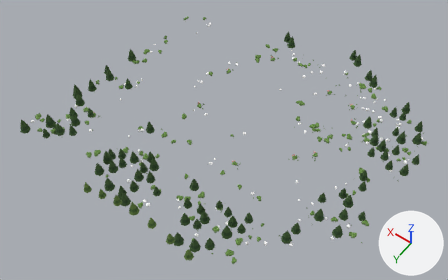
An edit to the glTF model assets/models/greystone/reference_v5/vegetation.glb, drawn before and after from the same camera.
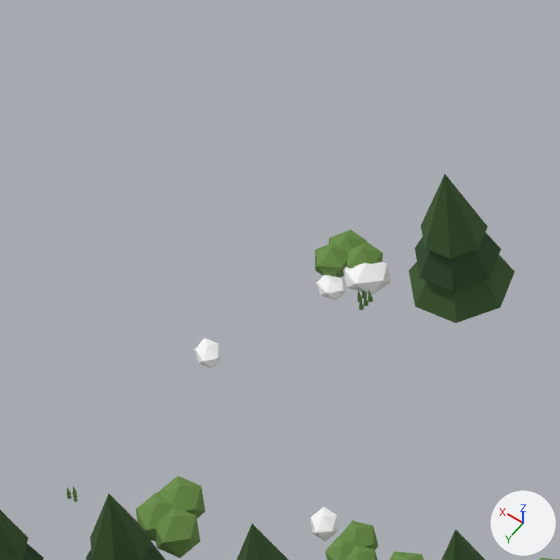
The first picture shows the older version from a 50 mm camera at (-58.2, 99.8, 138.0) aimed at (1.6, 16.1, 6.4). The close-ups show the older and then the newer version on the part from 25% to 35% of the width and 38% to 55% of the height of that picture. Only the edits that show in the close-ups are written down. Arrows for +X, +Y and +Z are at lower right; the lights stay in place. Where no turn or scale is listed for an object, it has been applied to the vertices.

In view in the first close-up: 'GardenStone.021', 'GardenStone.069', 'GardenStone.085', 'GardenStone.092', 'GroundGrass.082', 'GroundShrub.016', 'GroundShrub.050', 'PineGrove.028', 'PineGrove.036', 'PineGrove.045', 'PineGrove.050', 'RimShrub.006' and 3 more.
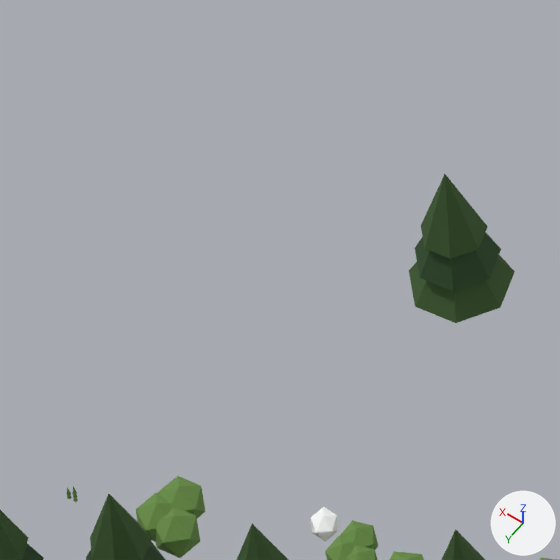
What changed in the scene script:
```text
Remove ob_gardenstone_021:
    ob_gardenstone_021 = bpy.data.objects.new('GardenStone.021', me_icosphere_001)
    ob_gardenstone_021.location = (21.8, 26.03, 6.0)
    ob_gardenstone_021.rotation_euler = (0.0, 0.0, 0.517)  # degrees (0, 0, 30)
    ob_gardenstone_021.scale = (0.439, 0.439, 0.439)
Remove ob_gardenstone_085:
    ob_gardenstone_085 = bpy.data.objects.new('GardenStone.085', me_icosphere_001)
    ob_gardenstone_085.location = (23.33, 29.85, 6.0)
    ob_gardenstone_085.rotation_euler = (0.0, 0.0, -0.664)  # degrees (0, 0, -38)
    ob_gardenstone_085.scale = (0.298, 0.298, 0.298)
Remove ob_gardenstone_092:
    ob_gardenstone_092 = bpy.data.objects.new('GardenStone.092', me_icosphere_001)
    ob_gardenstone_092.location = (22.31, 26.71, 6.0)
    ob_gardenstone_092.rotation_euler = (0.0, 0.0, -3.141)  # degrees (0, 0, -180)
    ob_gardenstone_092.scale = (0.288, 0.288, 0.288)
Remove ob_groundgrass_082:
    ob_groundgrass_082 = bpy.data.objects.new('GroundGrass.082', me_grass_a_001)
    ob_groundgrass_082.location = (21.45, 26.52, 6.0)
    ob_groundgrass_082.rotation_euler = (0.0, 0.0, 1.521)  # degrees (0, 0, 87)
    ob_groundgrass_082.scale = (0.766, 0.766, 0.766)
Remove ob_groundshrub_016:
    ob_groundshrub_016 = bpy.data.objects.new('GroundShrub.016', me_bush_a_001)
    ob_groundshrub_016.location = (22.41, 25.93, 6.0)
    ob_groundshrub_016.rotation_euler = (0.0, 0.0, -2.313)  # degrees (0, 0, -133)
    ob_groundshrub_016.scale = (0.797, 0.797, 0.797)
```

Where the change shows, as pixel boxes [x1, y1, x2, y2] in the close-ups (560 x 560 px):
'GroundShrub.016', deleted (green): before [315, 229, 383, 278]
'GardenStone.021', deleted: before [343, 262, 391, 295]
'GardenStone.085', deleted: before [195, 338, 222, 369]
'GardenStone.092', deleted: before [316, 275, 346, 300]
'GroundGrass.082', deleted: before [357, 290, 373, 310]
